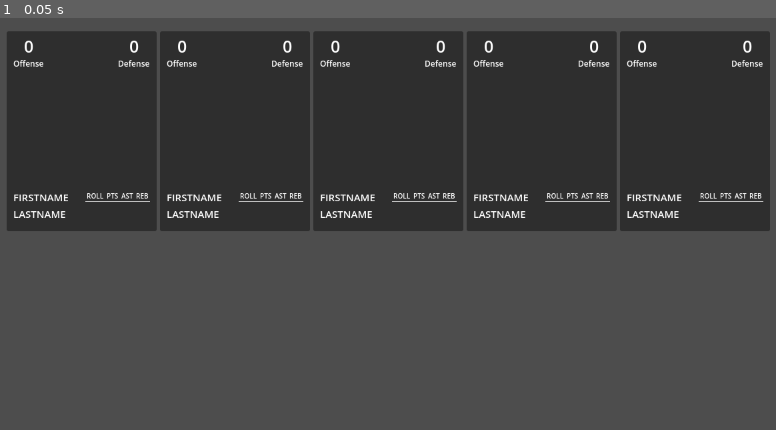
Above: before the commit, frame 1.
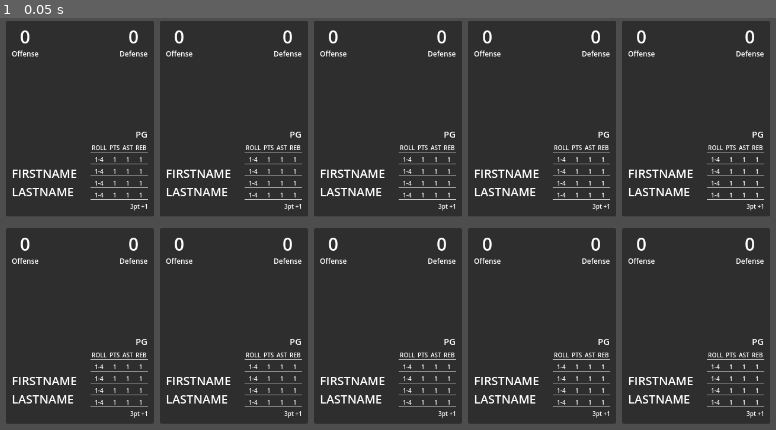
Above: after the commit, the same moment.

Repository: david8zhang/basketball-card-game
Game: Godot game, scene res://scenes/Main.tscn
The game is run twice, just before and just after one commit, with the same random seed, the same clock (stepped at 60 frames per second) and the same inputs.
Inputs:
- Up to frame 1 (0.05 s): no input

The runs differ from the first frame. In frame 1, 53% of the frame differs, in the area x 0-100%, y 0-99%.

Commit message:
added team prefab, add card roll chart

Diff:
--- /dev/null
+++ b/prefabs/BallPlayerCard.tscn
@@ -0,0 +1,364 @@
+[gd_scene load_steps=4 format=3 uid="uid://canx4b4pr7n3c"]
+
+[ext_resource type="Script" path="res://scripts/BallPlayerCard.gd" id="1_my46u"]
+
+[sub_resource type="StyleBoxFlat" id="StyleBoxFlat_gf3ry"]
+content_margin_left = 2.0
+content_margin_top = 1.0
+content_margin_right = 2.0
+content_margin_bottom = 1.0
+bg_color = Color(0.6, 0.6, 0.6, 0)
+border_width_bottom = 1
+
+[sub_resource type="StyleBoxFlat" id="StyleBoxFlat_giq3u"]
+content_margin_left = 1.0
+content_margin_top = 1.0
+content_margin_right = 1.0
+content_margin_bottom = 1.0
+bg_color = Color(0.6, 0.6, 0.6, 0)
+border_width_bottom = 1
+
+[node name="BallPlayerCard" type="Control"]
+layout_mode = 3
+anchors_preset = 15
+anchor_right = 1.0
+anchor_bottom = 1.0
+grow_horizontal = 2
+grow_vertical = 2
+size_flags_horizontal = 6
+size_flags_stretch_ratio = 0.75
+script = ExtResource("1_my46u")
+
+[node name="Panel" type="Panel" parent="."]
+layout_mode = 1
+anchors_preset = 8
+anchor_left = 0.5
+anchor_top = 0.5
+anchor_right = 0.5
+anchor_bottom = 0.5
+offset_left = -125.0
+offset_top = -165.0
+offset_right = 125.0
+offset_bottom = 165.0
+grow_horizontal = 2
+grow_vertical = 2
+
+[node name="MarginContainer" type="MarginContainer" parent="Panel"]
+layout_mode = 1
+anchors_preset = 15
+anchor_right = 1.0
+anchor_bottom = 1.0
+grow_horizontal = 2
+grow_vertical = 2
+theme_override_constants/margin_left = 10
+theme_override_constants/margin_top = 5
+theme_override_constants/margin_right = 10
+theme_override_constants/margin_bottom = 10
+
+[node name="VBoxContainer" type="VBoxContainer" parent="Panel/MarginContainer"]
+layout_mode = 2
+
+[node name="HBoxContainer" type="HBoxContainer" parent="Panel/MarginContainer/VBoxContainer"]
+layout_mode = 2
+alignment = 1
+
+[node name="Offense" type="VBoxContainer" parent="Panel/MarginContainer/VBoxContainer/HBoxContainer"]
+layout_mode = 2
+theme_override_constants/separation = 0
+alignment = 1
+
+[node name="OffenseValue" type="Label" parent="Panel/MarginContainer/VBoxContainer/HBoxContainer/Offense"]
+layout_mode = 2
+theme_override_font_sizes/font_size = 30
+text = "0"
+horizontal_alignment = 1
+vertical_alignment = 2
+
+[node name="OffenseLabel" type="Label" parent="Panel/MarginContainer/VBoxContainer/HBoxContainer/Offense"]
+layout_mode = 2
+theme_override_font_sizes/font_size = 12
+text = "Offense"
+horizontal_alignment = 1
+
+[node name="Control" type="Control" parent="Panel/MarginContainer/VBoxContainer/HBoxContainer"]
+layout_mode = 2
+size_flags_horizontal = 3
+
+[node name="Defense" type="VBoxContainer" parent="Panel/MarginContainer/VBoxContainer/HBoxContainer"]
+layout_mode = 2
+theme_override_constants/separation = 0
+alignment = 1
+
+[node name="DefenseValue" type="Label" parent="Panel/MarginContainer/VBoxContainer/HBoxContainer/Defense"]
+layout_mode = 2
+theme_override_font_sizes/font_size = 30
+text = "0"
+horizontal_alignment = 1
+vertical_alignment = 2
+
+[node name="DefenseLabel" type="Label" parent="Panel/MarginContainer/VBoxContainer/HBoxContainer/Defense"]
+layout_mode = 2
+theme_override_font_sizes/font_size = 12
+text = "Defense"
+horizontal_alignment = 1
+
+[node name="TextureRect" type="TextureRect" parent="Panel/MarginContainer/VBoxContainer"]
+layout_mode = 2
+size_flags_vertical = 3
+
+[node name="3PointBonus2" type="Label" parent="Panel/MarginContainer/VBoxContainer"]
+layout_mode = 2
+size_flags_horizontal = 8
+size_flags_vertical = 8
+theme_override_font_sizes/font_size = 15
+text = "PG"
+
+[node name="HBoxContainer2" type="HBoxContainer" parent="Panel/MarginContainer/VBoxContainer"]
+layout_mode = 2
+
+[node name="PlayerName" type="Label" parent="Panel/MarginContainer/VBoxContainer/HBoxContainer2"]
+layout_mode = 2
+size_flags_horizontal = 0
+size_flags_vertical = 8
+theme_override_font_sizes/font_size = 20
+text = "FIRSTNAME
+LASTNAME"
+
+[node name="Control" type="Control" parent="Panel/MarginContainer/VBoxContainer/HBoxContainer2"]
+layout_mode = 2
+size_flags_horizontal = 3
+
+[node name="VBoxContainer" type="VBoxContainer" parent="Panel/MarginContainer/VBoxContainer/HBoxContainer2"]
+layout_mode = 2
+
+[node name="GridContainer" type="GridContainer" parent="Panel/MarginContainer/VBoxContainer/HBoxContainer2/VBoxContainer"]
+layout_mode = 2
+theme_override_constants/h_separation = 0
+columns = 4
+
+[node name="ColumnHeader1" type="PanelContainer" parent="Panel/MarginContainer/VBoxContainer/HBoxContainer2/VBoxContainer/GridContainer"]
+layout_mode = 2
+theme_override_styles/panel = SubResource("StyleBoxFlat_gf3ry")
+
+[node name="RollRange" type="Label" parent="Panel/MarginContainer/VBoxContainer/HBoxContainer2/VBoxContainer/GridContainer/ColumnHeader1"]
+layout_mode = 2
+size_flags_horizontal = 4
+theme_override_font_sizes/font_size = 10
+text = "ROLL"
+horizontal_alignment = 1
+
+[node name="ColumnHeader2" type="PanelContainer" parent="Panel/MarginContainer/VBoxContainer/HBoxContainer2/VBoxContainer/GridContainer"]
+layout_mode = 2
+theme_override_styles/panel = SubResource("StyleBoxFlat_gf3ry")
+
+[node name="Points" type="Label" parent="Panel/MarginContainer/VBoxContainer/HBoxContainer2/VBoxContainer/GridContainer/ColumnHeader2"]
+layout_mode = 2
+size_flags_horizontal = 4
+theme_override_font_sizes/font_size = 10
+text = "PTS"
+horizontal_alignment = 1
+
+[node name="ColumnHeader3" type="PanelContainer" parent="Panel/MarginContainer/VBoxContainer/HBoxContainer2/VBoxContainer/GridContainer"]
+layout_mode = 2
+theme_override_styles/panel = SubResource("StyleBoxFlat_gf3ry")
+
+[node name="Assists" type="Label" parent="Panel/MarginContainer/VBoxContainer/HBoxContainer2/VBoxContainer/GridContainer/ColumnHeader3"]
+layout_mode = 2
+size_flags_horizontal = 4
+theme_override_font_sizes/font_size = 10
+text = "AST"
+horizontal_alignment = 1
+
+[node name="ColumnHeader4" type="PanelContainer" parent="Panel/MarginContainer/VBoxContainer/HBoxContainer2/VBoxContainer/GridContainer"]
+layout_mode = 2
+theme_override_styles/panel = SubResource("StyleBoxFlat_gf3ry")
+
+[node name="Rebounds" type="Label" parent="Panel/MarginContainer/VBoxContainer/HBoxContainer2/VBoxContainer/GridContainer/ColumnHeader4"]
+layout_mode = 2
+size_flags_horizontal = 4
+theme_override_font_sizes/font_size = 10
+text = "REB"
+horizontal_alignment = 1
+
+[node name="Row1Col1" type="PanelContainer" parent="Panel/MarginContainer/VBoxContainer/HBoxContainer2/VBoxContainer/GridContainer"]
+layout_mode = 2
+theme_override_styles/panel = SubResource("StyleBoxFlat_giq3u")
+
+[node name="RollRange" type="Label" parent="Panel/MarginContainer/VBoxContainer/HBoxContainer2/VBoxContainer/GridContainer/Row1Col1"]
+layout_mode = 2
+size_flags_horizontal = 4
+theme_override_font_sizes/font_size = 10
+text = "1-4"
+horizontal_alignment = 1
+
+[node name="Row1Col2" type="PanelContainer" parent="Panel/MarginContainer/VBoxContainer/HBoxContainer2/VBoxContainer/GridContainer"]
+layout_mode = 2
+theme_override_styles/panel = SubResource("StyleBoxFlat_giq3u")
+
+[node name="Points" type="Label" parent="Panel/MarginContainer/VBoxContainer/HBoxContainer2/VBoxContainer/GridContainer/Row1Col2"]
+layout_mode = 2
+size_flags_horizontal = 4
+theme_override_font_sizes/font_size = 10
+text = "1"
+horizontal_alignment = 1
+
+[node name="Row1Col3" type="PanelContainer" parent="Panel/MarginContainer/VBoxContainer/HBoxContainer2/VBoxContainer/GridContainer"]
+layout_mode = 2
+theme_override_styles/panel = SubResource("StyleBoxFlat_giq3u")
+
+[node name="Assists" type="Label" parent="Panel/MarginContainer/VBoxContainer/HBoxContainer2/VBoxContainer/GridContainer/Row1Col3"]
+layout_mode = 2
+size_flags_horizontal = 4
+theme_override_font_sizes/font_size = 10
+text = "1"
+horizontal_alignment = 1
+
+[node name="Row1Col4" type="PanelContainer" parent="Panel/MarginContainer/VBoxContainer/HBoxContainer2/VBoxContainer/GridContainer"]
+layout_mode = 2
+theme_override_styles/panel = SubResource("StyleBoxFlat_giq3u")
+
+[node name="Rebounds" type="Label" parent="Panel/MarginContainer/VBoxContainer/HBoxContainer2/VBoxContainer/GridContainer/Row1Col4"]
+layout_mode = 2
+size_flags_horizontal = 4
+theme_override_font_sizes/font_size = 10
+text = "1"
+horizontal_alignment = 1
+
+[node name="Row2Col1" type="PanelContainer" parent="Panel/MarginContainer/VBoxContainer/HBoxContainer2/VBoxContainer/GridContainer"]
+layout_mode = 2
+theme_override_styles/panel = SubResource("StyleBoxFlat_giq3u")
+
+[node name="RollRange" type="Label" parent="Panel/MarginContainer/VBoxContainer/HBoxContainer2/VBoxContainer/GridContainer/Row2Col1"]
+layout_mode = 2
+size_flags_horizontal = 4
+theme_override_font_sizes/font_size = 10
+text = "1-4"
+horizontal_alignment = 1
+
+[node name="Row2Col2" type="PanelContainer" parent="Panel/MarginContainer/VBoxContainer/HBoxContainer2/VBoxContainer/GridContainer"]
+layout_mode = 2
+theme_override_styles/panel = SubResource("StyleBoxFlat_giq3u")
+
+[node name="Points" type="Label" parent="Panel/MarginContainer/VBoxContainer/HBoxContainer2/VBoxContainer/GridContainer/Row2Col2"]
+layout_mode = 2
+size_flags_horizontal = 4
+theme_override_font_sizes/font_size = 10
+text = "1"
+horizontal_alignment = 1
+
+[node name="Row2Col3" type="PanelContainer" parent="Panel/MarginContainer/VBoxContainer/HBoxContainer2/VBoxContainer/GridContainer"]
+layout_mode = 2
+theme_override_styles/panel = SubResource("StyleBoxFlat_giq3u")
+
+[node name="Assists" type="Label" parent="Panel/MarginContainer/VBoxContainer/HBoxContainer2/VBoxContainer/GridContainer/Row2Col3"]
+layout_mode = 2
+size_flags_horizontal = 4
+theme_override_font_sizes/font_size = 10
+text = "1"
+horizontal_alignment = 1
+
+[node name="Row2Col4" type="PanelContainer" parent="Panel/MarginContainer/VBoxContainer/HBoxContainer2/VBoxContainer/GridContainer"]
+layout_mode = 2
+theme_override_styles/panel = SubResource("StyleBoxFlat_giq3u")
+
+[node name="Rebounds" type="Label" parent="Panel/MarginContainer/VBoxContainer/HBoxContainer2/VBoxContainer/GridContainer/Row2Col4"]
+layout_mode = 2
+size_flags_horizontal = 4
+theme_override_font_sizes/font_size = 10
+text = "1"
+horizontal_alignment = 1
+
+[node name="Row3Col1" type="PanelContainer" parent="Panel/MarginContainer/VBoxContainer/HBoxContainer2/VBoxContainer/GridContainer"]
+layout_mode = 2
+theme_override_styles/panel = SubResource("StyleBoxFlat_giq3u")
+
+[node name="RollRange" type="Label" parent="Panel/MarginContainer/VBoxContainer/HBoxContainer2/VBoxContainer/GridContainer/Row3Col1"]
+layout_mode = 2
+size_flags_horizontal = 4
+theme_override_font_sizes/font_size = 10
+text = "1-4"
+horizontal_alignment = 1
+
+[node name="Row3Col2" type="PanelContainer" parent="Panel/MarginContainer/VBoxContainer/HBoxContainer2/VBoxContainer/GridContainer"]
+layout_mode = 2
+theme_override_styles/panel = SubResource("StyleBoxFlat_giq3u")
+
+[node name="Points" type="Label" parent="Panel/MarginContainer/VBoxContainer/HBoxContainer2/VBoxContainer/GridContainer/Row3Col2"]
+layout_mode = 2
+size_flags_horizontal = 4
+theme_override_font_sizes/font_size = 10
+text = "1"
+horizontal_alignment = 1
+
+[node name="Row3Col3" type="PanelContainer" parent="Panel/MarginContainer/VBoxContainer/HBoxContainer2/VBoxContainer/GridContainer"]
+layout_mode = 2
+theme_override_styles/panel = SubResource("StyleBoxFlat_giq3u")
+
+[node name="Assists" type="Label" parent="Panel/MarginContainer/VBoxContainer/HBoxContainer2/VBoxContainer/GridContainer/Row3Col3"]
+layout_mode = 2
+size_flags_horizontal = 4
+theme_override_font_sizes/font_size = 10
+text = "1"
+horizontal_alignment = 1
+
+[node name="Row3Col4" type="PanelContainer" parent="Panel/MarginContainer/VBoxContainer/HBoxContainer2/VBoxContainer/GridContainer"]
+layout_mode = 2
+theme_override_styles/panel = SubResource("StyleBoxFlat_giq3u")
+
+[node name="Rebounds" type="Label" parent="Panel/MarginContainer/VBoxContainer/HBoxContainer2/VBoxContainer/GridContainer/Row3Col4"]
+layout_mode = 2
+size_flags_horizontal = 4
+theme_override_font_sizes/font_size = 10
+text = "1"
+horizontal_alignment = 1
+
+[node name="Row3Col5" type="PanelContainer" parent="Panel/MarginContainer/VBoxContainer/HBoxContainer2/VBoxContainer/GridContainer"]
+layout_mode = 2
+theme_override_styles/panel = SubResource("StyleBoxFlat_giq3u")
+
+[node name="RollRange" type="Label" parent="Panel/MarginContainer/VBoxContainer/HBoxContainer2/VBoxContainer/GridContainer/Row3Col5"]
+layout_mode = 2
+size_flags_horizontal = 4
+theme_override_font_sizes/font_size = 10
+text = "1-4"
+horizontal_alignment = 1
+
+[node name="Row3Col6" type="PanelContainer" parent="Panel/MarginContainer/VBoxContainer/HBoxContainer2/VBoxContainer/GridContainer"]
+layout_mode = 2
+theme_override_styles/panel = SubResource("StyleBoxFlat_giq3u")
+
+[node name="Points" type="Label" parent="Panel/MarginContainer/VBoxContainer/HBoxContainer2/VBoxContainer/GridContainer/Row3Col6"]
+layout_mode = 2
+size_flags_horizontal = 4
+theme_override_font_sizes/font_size = 10
+text = "1"
+horizontal_alignment = 1
+
+[node name="Row3Col7" type="PanelContainer" parent="Panel/MarginContainer/VBoxContainer/HBoxContainer2/VBoxContainer/GridContainer"]
+layout_mode = 2
+theme_override_styles/panel = SubResource("StyleBoxFlat_giq3u")
+
+[node name="Assists" type="Label" parent="Panel/MarginContainer/VBoxContainer/HBoxContainer2/VBoxContainer/GridContainer/Row3Col7"]
+layout_mode = 2
+size_flags_horizontal = 4
+theme_override_font_sizes/font_size = 10
+text = "1"
+horizontal_alignment = 1
+
+[node name="Row3Col8" type="PanelContainer" parent="Panel/MarginContainer/VBoxContainer/HBoxContainer2/VBoxContainer/GridContainer"]
+layout_mode = 2
+theme_override_styles/panel = SubResource("StyleBoxFlat_giq3u")
+
+[node name="Rebounds" type="Label" parent="Panel/MarginContainer/VBoxContainer/HBoxContainer2/VBoxContainer/GridContainer/Row3Col8"]
+layout_mode = 2
+size_flags_horizontal = 4
+theme_override_font_sizes/font_size = 10
+text = "1"
+horizontal_alignment = 1
+
+[node name="3PointBonus" type="Label" parent="Panel/MarginContainer/VBoxContainer"]
+layout_mode = 2
+size_flags_horizontal = 8
+size_flags_vertical = 8
+theme_override_font_sizes/font_size = 10
+text = "3pt +1"
--- a/prefabs/PlayerCard.tscn
+++ /dev/null
@@ -1,162 +0,0 @@
-[gd_scene load_steps=2 format=3 uid="uid://canx4b4pr7n3c"]
-
-[sub_resource type="StyleBoxFlat" id="StyleBoxFlat_giq3u"]
-content_margin_left = 2.0
-content_margin_top = 2.0
-content_margin_right = 2.0
-content_margin_bottom = 2.0
-bg_color = Color(0.6, 0.6, 0.6, 0)
-border_width_bottom = 1
-
-[node name="PlayerCard" type="Control"]
-layout_mode = 3
-anchors_preset = 15
-anchor_right = 1.0
-anchor_bottom = 1.0
-grow_horizontal = 2
-grow_vertical = 2
-size_flags_horizontal = 6
-size_flags_stretch_ratio = 0.75
-
-[node name="Panel" type="Panel" parent="."]
-layout_mode = 1
-anchors_preset = 8
-anchor_left = 0.5
-anchor_top = 0.5
-anchor_right = 0.5
-anchor_bottom = 0.5
-offset_left = -112.5
-offset_top = -150.0
-offset_right = 112.5
-offset_bottom = 150.0
-grow_horizontal = 2
-grow_vertical = 2
-
-[node name="MarginContainer" type="MarginContainer" parent="Panel"]
-layout_mode = 1
-anchors_preset = 15
-anchor_right = 1.0
-anchor_bottom = 1.0
-grow_horizontal = 2
-grow_vertical = 2
-theme_override_constants/margin_left = 10
-theme_override_constants/margin_top = 5
-theme_override_constants/margin_right = 10
-theme_override_constants/margin_bottom = 15
-
-[node name="VBoxContainer" type="VBoxContainer" parent="Panel/MarginContainer"]
-layout_mode = 2
-
-[node name="HBoxContainer" type="HBoxContainer" parent="Panel/MarginContainer/VBoxContainer"]
-layout_mode = 2
-alignment = 1
-
-[node name="Offense" type="VBoxContainer" parent="Panel/MarginContainer/VBoxContainer/HBoxContainer"]
-layout_mode = 2
-theme_override_constants/separation = 0
-alignment = 1
-
-[node name="OffenseValue" type="Label" parent="Panel/MarginContainer/VBoxContainer/HBoxContainer/Offense"]
-layout_mode = 2
-theme_override_font_sizes/font_size = 25
-text = "0"
-horizontal_alignment = 1
-vertical_alignment = 2
-
-[node name="OffenseLabel" type="Label" parent="Panel/MarginContainer/VBoxContainer/HBoxContainer/Offense"]
-layout_mode = 2
-theme_override_font_sizes/font_size = 12
-text = "Offense"
-horizontal_alignment = 1
-
-[node name="Control" type="Control" parent="Panel/MarginContainer/VBoxContainer/HBoxContainer"]
-layout_mode = 2
-size_flags_horizontal = 3
-
-[node name="Defense" type="VBoxContainer" parent="Panel/MarginContainer/VBoxContainer/HBoxContainer"]
-layout_mode = 2
-theme_override_constants/separation = 0
-alignment = 1
-
-[node name="DefenseValue" type="Label" parent="Panel/MarginContainer/VBoxContainer/HBoxContainer/Defense"]
-layout_mode = 2
-theme_override_font_sizes/font_size = 25
-text = "0"
-horizontal_alignment = 1
-vertical_alignment = 2
-
-[node name="DefenseLabel" type="Label" parent="Panel/MarginContainer/VBoxContainer/HBoxContainer/Defense"]
-layout_mode = 2
-theme_override_font_sizes/font_size = 12
-text = "Defense
-"
-horizontal_alignment = 1
-
-[node name="TextureRect" type="TextureRect" parent="Panel/MarginContainer/VBoxContainer"]
-layout_mode = 2
-size_flags_vertical = 3
-
-[node name="HBoxContainer2" type="HBoxContainer" parent="Panel/MarginContainer/VBoxContainer"]
-layout_mode = 2
-
-[node name="Label" type="Label" parent="Panel/MarginContainer/VBoxContainer/HBoxContainer2"]
-layout_mode = 2
-theme_override_font_sizes/font_size = 15
-text = "FIRSTNAME
-LASTNAME"
-
-[node name="Control" type="Control" parent="Panel/MarginContainer/VBoxContainer/HBoxContainer2"]
-layout_mode = 2
-size_flags_horizontal = 3
-
-[node name="VBoxContainer" type="VBoxContainer" parent="Panel/MarginContainer/VBoxContainer/HBoxContainer2"]
-layout_mode = 2
-
-[node name="GridContainer" type="GridContainer" parent="Panel/MarginContainer/VBoxContainer/HBoxContainer2/VBoxContainer"]
-layout_mode = 2
-theme_override_constants/h_separation = 0
-columns = 4
-
-[node name="PanelContainer" type="PanelContainer" parent="Panel/MarginContainer/VBoxContainer/HBoxContainer2/VBoxContainer/GridContainer"]
-layout_mode = 2
-theme_override_styles/panel = SubResource("StyleBoxFlat_giq3u")
-
-[node name="RollRange" type="Label" parent="Panel/MarginContainer/VBoxContainer/HBoxContainer2/VBoxContainer/GridContainer/PanelContainer"]
-layout_mode = 2
-size_flags_horizontal = 4
-theme_override_font_sizes/font_size = 10
-text = "ROLL"
-horizontal_alignment = 1
-
-[node name="PanelContainer2" type="PanelContainer" parent="Panel/MarginContainer/VBoxContainer/HBoxContainer2/VBoxContainer/GridContainer"]
-layout_mode = 2
-theme_override_styles/panel = SubResource("StyleBoxFlat_giq3u")
-
-[node name="Points" type="Label" parent="Panel/MarginContainer/VBoxContainer/HBoxContainer2/VBoxContainer/GridContainer/PanelContainer2"]
-layout_mode = 2
-size_flags_horizontal = 4
-theme_override_font_sizes/font_size = 10
-text = "PTS"
-horizontal_alignment = 1
-
-[node name="PanelContainer3" type="PanelContainer" parent="Panel/MarginContainer/VBoxContainer/HBoxContainer2/VBoxContainer/GridContainer"]
-layout_mode = 2
-theme_override_styles/panel = SubResource("StyleBoxFlat_giq3u")
-
-[node name="Assists" type="Label" parent="Panel/MarginContainer/VBoxContainer/HBoxContainer2/VBoxContainer/GridContainer/PanelContainer3"]
-layout_mode = 2
-size_flags_horizontal = 4
-theme_override_font_sizes/font_size = 10
-text = "AST"
-horizontal_alignment = 1
-
-[node name="PanelContainer4" type="PanelContainer" parent="Panel/MarginContainer/VBoxContainer/HBoxContainer2/VBoxContainer/GridContainer"]
-layout_mode = 2
-theme_override_styles/panel = SubResource("StyleBoxFlat_giq3u")
-
-[node name="Rebounds" type="Label" parent="Panel/MarginContainer/VBoxContainer/HBoxContainer2/VBoxContainer/GridContainer/PanelContainer4"]
-layout_mode = 2
-size_flags_horizontal = 4
-theme_override_font_sizes/font_size = 10
-text = "REB"
-horizontal_alignment = 1
--- /dev/null
+++ b/prefabs/Team.tscn
@@ -0,0 +1,13 @@
+[gd_scene load_steps=3 format=3 uid="uid://py6a76la7wrw"]
+
+[ext_resource type="Script" path="res://scripts/Team.gd" id="1_pxm6l"]
+[ext_resource type="PackedScene" uid="uid://canx4b4pr7n3c" path="res://prefabs/BallPlayerCard.tscn" id="2_cp75n"]
+
+[node name="Team" type="HBoxContainer"]
+custom_minimum_size = Vector2(1200, 300)
+anchors_preset = 10
+anchor_right = 1.0
+grow_horizontal = 2
+theme_override_constants/separation = -50
+script = ExtResource("1_pxm6l")
+card_scene = ExtResource("2_cp75n")
--- a/project.godot
+++ b/project.godot
@@ -17,8 +17,8 @@
 
 [display]
 
-window/size/viewport_width=1200
-window/size/viewport_height=800
+window/size/viewport_width=1350
+window/size/viewport_height=900
 window/dpi/allow_hidpi=false
 window/canvas_textures/default_texture_filter=0
 
--- a/scenes/Main.tscn
+++ b/scenes/Main.tscn
@@ -1,7 +1,7 @@
 [gd_scene load_steps=3 format=3 uid="uid://qxrlmkdns66e"]
 
 [ext_resource type="Script" path="res://scripts/Game.gd" id="1_sqmis"]
-[ext_resource type="PackedScene" uid="uid://canx4b4pr7n3c" path="res://prefabs/PlayerCard.tscn" id="2_f1s3n"]
+[ext_resource type="PackedScene" uid="uid://py6a76la7wrw" path="res://prefabs/Team.tscn" id="2_731t8"]
 
 [node name="Main" type="Node2D"]
 script = ExtResource("1_sqmis")
@@ -20,31 +20,10 @@
 layout_mode = 2
 theme_override_constants/separation = 50
 
-[node name="OpponentCards" type="HBoxContainer" parent="CanvasLayer/MarginContainer/VBoxContainer"]
-custom_minimum_size = Vector2(1200, 300)
+[node name="PlayerTeam" parent="CanvasLayer/MarginContainer/VBoxContainer" instance=ExtResource("2_731t8")]
 layout_mode = 2
-size_flags_horizontal = 4
 theme_override_constants/separation = -50
-alignment = 1
 
-[node name="PlayerCard" parent="CanvasLayer/MarginContainer/VBoxContainer/OpponentCards" instance=ExtResource("2_f1s3n")]
+[node name="CPUTeam" parent="CanvasLayer/MarginContainer/VBoxContainer" instance=ExtResource("2_731t8")]
 layout_mode = 2
-
-[node name="PlayerCard2" parent="CanvasLayer/MarginContainer/VBoxContainer/OpponentCards" instance=ExtResource("2_f1s3n")]
-layout_mode = 2
-
-[node name="PlayerCard3" parent="CanvasLayer/MarginContainer/VBoxContainer/OpponentCards" instance=ExtResource("2_f1s3n")]
-layout_mode = 2
-
-[node name="PlayerCard4" parent="CanvasLayer/MarginContainer/VBoxContainer/OpponentCards" instance=ExtResource("2_f1s3n")]
-layout_mode = 2
-
-[node name="PlayerCard5" parent="CanvasLayer/MarginContainer/VBoxContainer/OpponentCards" instance=ExtResource("2_f1s3n")]
-layout_mode = 2
-
-[node name="PlayerCards" type="HBoxContainer" parent="CanvasLayer/MarginContainer/VBoxContainer"]
-custom_minimum_size = Vector2(1200, 250)
-layout_mode = 2
-size_flags_horizontal = 4
 theme_override_constants/separation = -50
-alignment = 1
--- /dev/null
+++ b/scripts/BallPlayerCard.gd
@@ -0,0 +1,6 @@
+class_name BallPlayerCard
+extends Control
+
+@onready var offense_value = $Panel/MarginContainer/VBoxContainer/HBoxContainer/Offense/OffenseValue as Label
+@onready var defense_value = $Panel/MarginContainer/VBoxContainer/HBoxContainer/Defense/DefenseValue as Label
+@onready var player_name = $Panel/MarginContainer/VBoxContainer/HboxContainer2/PlayerName as Label
--- a/scripts/Game.gd
+++ b/scripts/Game.gd
@@ -1,6 +1,5 @@
 class_name Game
 extends Node2D
-
 
 # Called when the node enters the scene tree for the first time.
 func _ready():
--- /dev/null
+++ b/scripts/Team.gd
@@ -0,0 +1,21 @@
+class_name Team
+extends HBoxContainer
+
+@export var card_scene: PackedScene
+
+enum Side {
+	PLAYER,
+	CPU
+}
+
+var starting_lineup_cards = []
+
+# Called when the node enters the scene tree for the first time.
+func _ready():
+	init_cards()
+
+func init_cards():
+	for i in range(0, 5):
+		var card = card_scene.instantiate()
+		add_child(card)
+		starting_lineup_cards.append(card)
Not shown, added: scripts/BallPlayerCard.gd.uid
Not shown, added: scripts/Game.gd.uid
Not shown, added: scripts/Team.gd.uid
